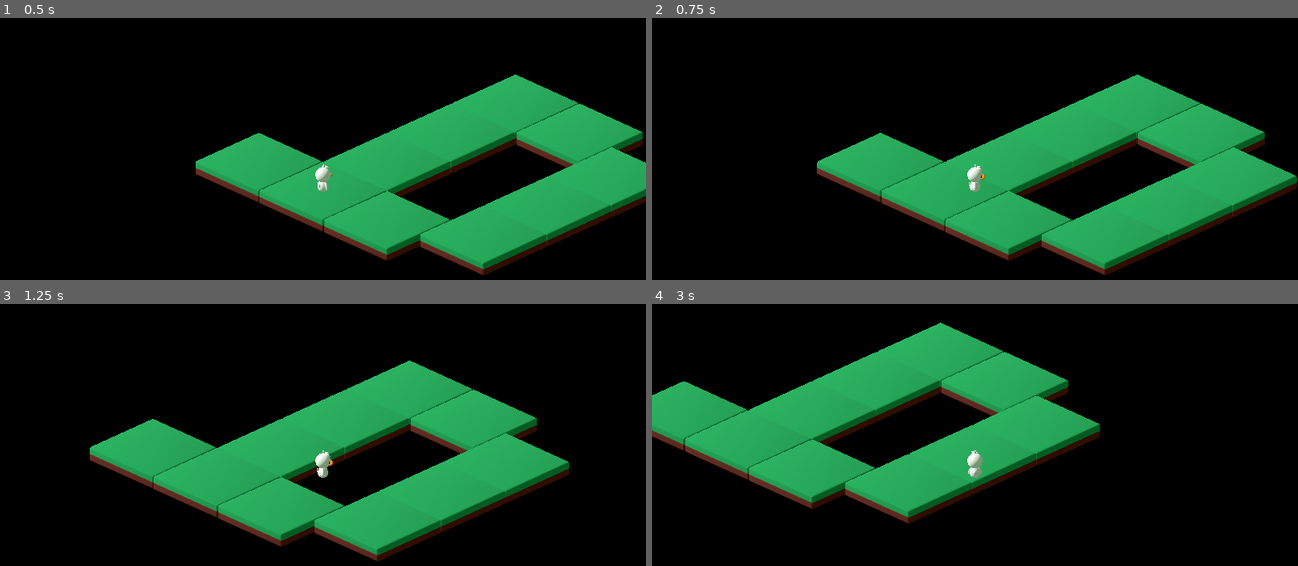
Above: before the commit, frames 1-4 (two rows, left to right).
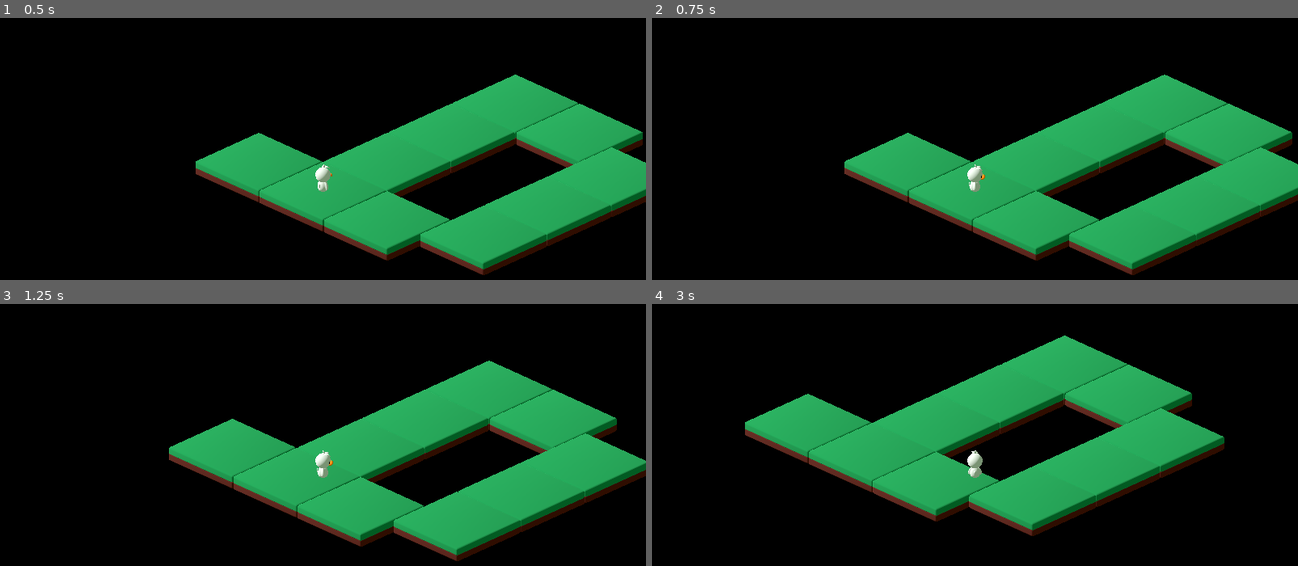
Above: after the commit, the same moments.

Repository: felipefcm/block-puzzle
Game: Godot game, scene res://levels/world.tscn
Two runs of this game, one before a commit and one after it. Both use one fixed random seed, a clock stepped at 60 frames per second and the inputs below.
Inputs:
- Up to frame 1 (0.5 s): no input
- Up to frame 2 (0.75 s): tap Enter at 0.5 s; hold Right (ui_right) from 0.53 s (still down)
- Up to frame 3 (1.25 s): keep holding Right (ui_right)
- Up to frame 4 (3 s): release Right (ui_right) at 1.28 s; hold Down (ui_down) 1.28-2.03 s; hold Right (ui_right) 2.03-2.78 s; hold Up (ui_up) from 2.78 s (still down)

Frame 1 is identical in both runs. In frame 2, 14% of the frame differs, in the area x 25-100%, y 21-99%; in frame 3, 28%; in frame 4, 35%, in the area x 0-89%, y 7-89%.

Commit message:
proper velocity damping

Diff:
--- a/entities/duck.tscn
+++ b/entities/duck.tscn
@@ -1,18 +1,26 @@
-[gd_scene load_steps=5 format=3 uid="uid://gc6hl21okehk"]
+[gd_scene load_steps=6 format=3 uid="uid://gc6hl21okehk"]
 
 [ext_resource type="ArrayMesh" uid="uid://bg1jsc747s6ul" path="res://assets/kaykit-minigame/characer_duck.obj" id="1_2hw8v"]
 [ext_resource type="Script" path="res://scripts/duck.gd" id="1_xourh"]
 [ext_resource type="ArrayMesh" uid="uid://bmd6f4lq8y1q4" path="res://assets/kaykit-minigame/characer_duckHead.obj" id="2_nst7y"]
+
+[sub_resource type="CapsuleShape3D" id="CapsuleShape3D_mj8ey"]
+height = 1.6183
 
 [sub_resource type="Environment" id="Environment_ujk2i"]
 background_mode = 1
 ambient_light_source = 2
 ambient_light_color = Color(0.819608, 0.988235, 0.780392, 1)
 
-[node name="Duck" type="Node3D"]
+[node name="Duck" type="CharacterBody3D"]
 transform = Transform3D(1, 0, 0, 0, 1, 0, 0, 0, 1, 0, 1.01, 0)
 script = ExtResource("1_xourh")
 metadata/_edit_group_ = true
+
+[node name="CollisionShape3D" type="CollisionShape3D" parent="."]
+transform = Transform3D(1, 0, 0, 0, 1, 0, 0, 0, 1, 0, 0.814065, 0)
+visible = false
+shape = SubResource("CapsuleShape3D_mj8ey")
 
 [node name="Camera3D" type="Camera3D" parent="."]
 transform = Transform3D(0.707107, 0.32102, -0.630037, 0, 0.891007, 0.45399, 0.707107, -0.32102, 0.630037, -83.0843, 60.6629, 83.0843)
--- a/project.godot
+++ b/project.godot
@@ -9,7 +9,7 @@
 config_version=5
 
 _global_script_classes=[{
-"base": "Node3D",
+"base": "CharacterBody3D",
 "class": &"Duck",
 "language": &"GDScript",
 "path": "res://scripts/duck.gd"
@@ -65,6 +65,10 @@
 ]
 }
 
+[physics]
+
+3d/default_linear_damp=2.0
+
 [rendering]
 
 anti_aliasing/quality/msaa_3d=1
--- a/scripts/duck.gd
+++ b/scripts/duck.gd
@@ -1,19 +1,25 @@
-class_name Duck extends Node3D
+class_name Duck extends CharacterBody3D
 
 @onready var modelNode = $Model as Node3D
+
+const maxSpeed := 8.0
 
 func _ready():
 	pass
 
-func _process(delta):
+func _physics_process(delta: float):
 	var input := Vector3(
 		Input.get_axis('ui_left', 'ui_right'),
 		0,
 		-Input.get_axis('ui_down', 'ui_up'),
-	).rotated(Vector3(0, 1, 0), -PI / 4.0)
+	).rotated(Vector3.UP, -PI / 4.0).normalized()
 
-	translate_object_local(input * 10.0 * delta)
+	var dampForce := 6.0 * -velocity * Vector3(1 - absf(input.x), 0, 1 - absf(input.z))
+	velocity += (10.0 * input + dampForce) * delta
 
 	if(input.length() > 0):
 		var angle := input.signed_angle_to(Vector3(1, 0, 0), Vector3(0, -1, 0))
 		modelNode.rotation.y = PI / 2.0 + angle
+
+	velocity = velocity.limit_length(maxSpeed)
+	move_and_slide()
